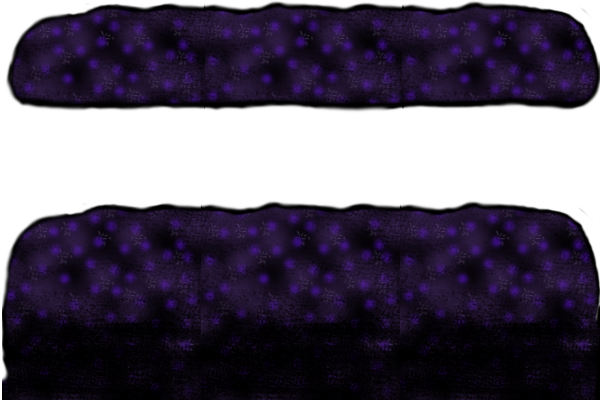
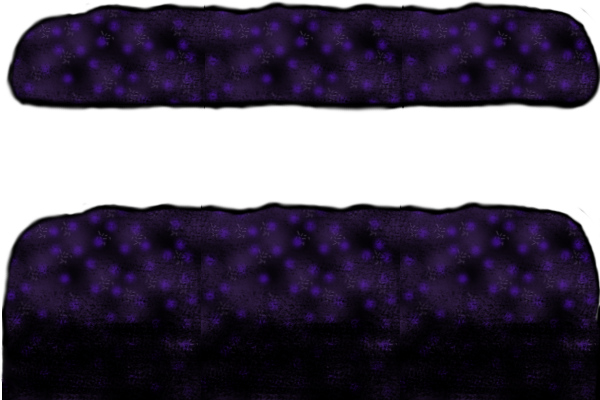
Layered file, before and after one edit (w=600, h=400). Changes by layer:
painted on "Layer" over [left=0, top=341, right=27, bottom=392]
